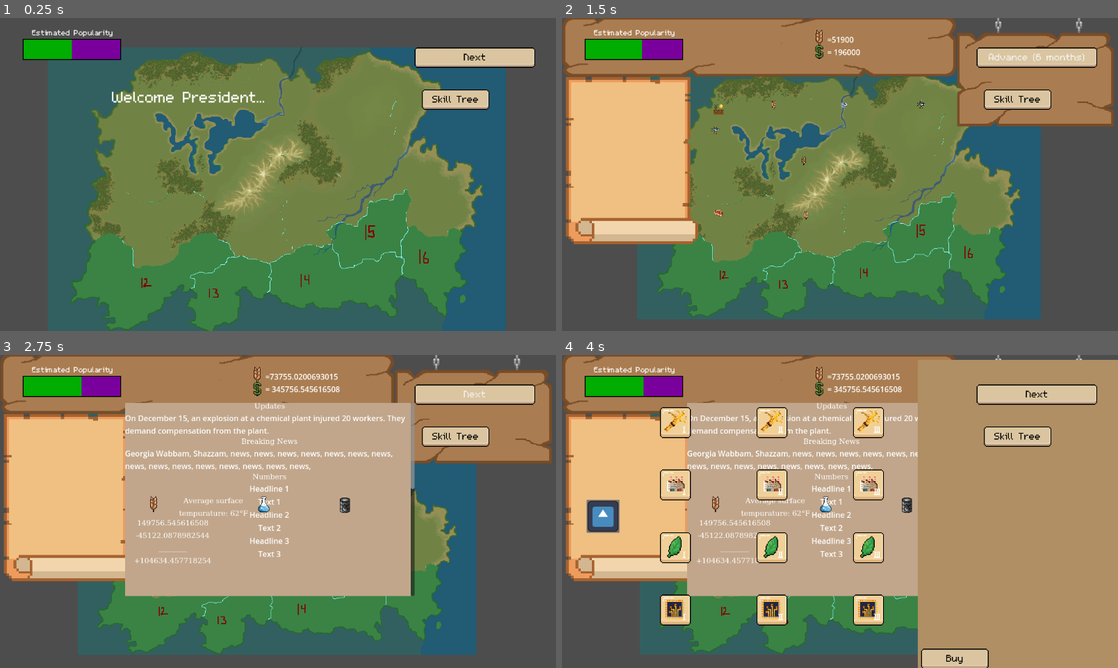
Above: before the commit, frames 1-4 (two rows, left to right).
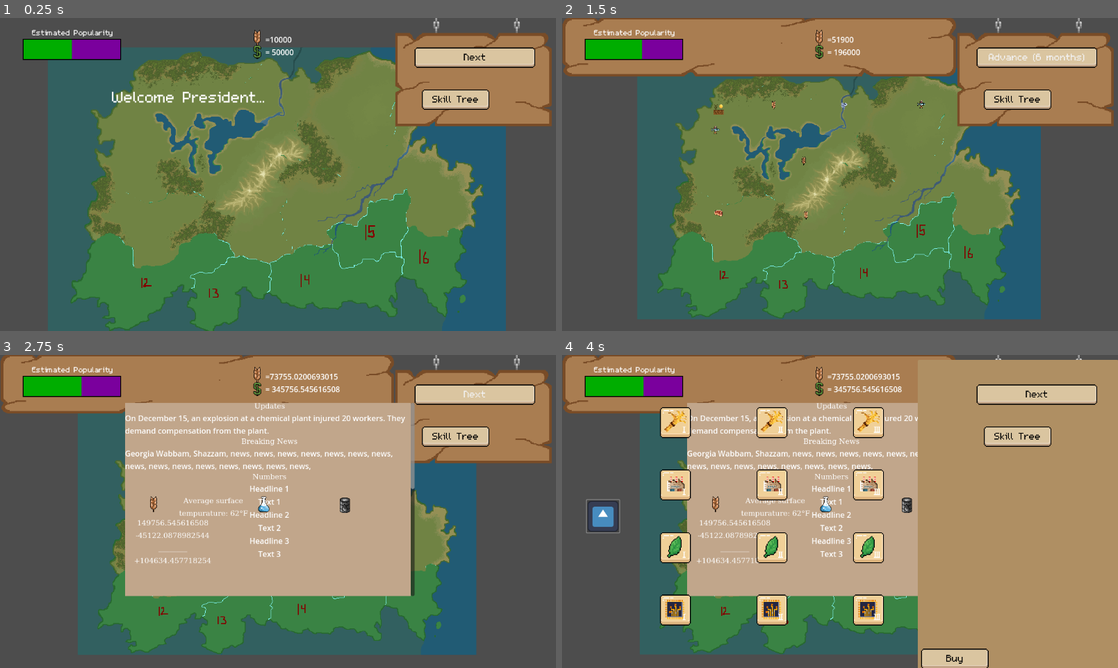
Above: after the commit, the same moments.

Repository: mccoogp/WeatherInc
Game: Godot game, scene res://world.tscn
Same seed, same stepped clock (60 frames per second), same inputs: the game is played once before the commit and once after it. The engine's default icon, where the game draws it, is replaced by a stand-in: a white triangle on a blue panel in a dark square.
Inputs (mouse positions are in pixels of both pictures, inside the frame that each line leads up to):
- Up to frame 1 (0.25 s): no input
- Up to frame 2 (1.5 s): click "Next" at 0.5 s; click "Next" at 1.25 s
- Up to frame 3 (2.75 s): click "Advance (6 months)" at 2 s
- Up to frame 4 (4 s): click "Skill Tree" at 2.75 s; click (600, 517) at 3.5 s

The runs differ from the first frame. In frame 1, 6.3% of the frame differs, in the area x 45-100%, y 0-35%; in frame 2, 12%, in the area x 0-94%, y 0-73%; in frame 3, 12%; in frame 4, 9.8%.

Commit message:
Added a bit more art

Diff:
--- a/world.gd
+++ b/world.gd
@@ -21,7 +21,7 @@
 # Called when the node enters the scene tree for the first time.
 func _ready() -> void:
 	$TopBar/Variables.text = "    =" + str(food) + "\n     = " + str(money)
-	$TopBar.visible = false
+
 
 var adjacents = {0: [1,4,6], 1: [0,4,2], 2: [1,3,4,5], 3: [2,5,10], 4: [0,1,2,5,6,7,8], 5: [2,3,4,8,9,10], 6: [0,4,7,11], 7: [4,6,8,11,12,13], 8: [4,5,7,9,13,14], 9: [5,8,10,14], 10: [3,5,9,14,15], 11:[6,7,12], 12: [11,7,13], 13: [12,7,8,14,15], 14: [8,9,10,13,15], 15: [10,13,14]}
 
@@ -543,8 +543,7 @@
 			$"Popularity bar/ColorRect".size.x = estimate
 			$"Popularity bar/ColorRect2".size.x = 100 - estimate
 			$"Popularity bar/ColorRect2".position.x = 49 + 2*estimate
-
-			$TopBar.visible = true
+			$TopBar/TopMenu.visible = true
 			#$Label4.visible = true
 			$"Popularity bar".visible = true
 			$Start.visible = false
--- a/world.tscn
+++ b/world.tscn
@@ -26,6 +26,7 @@
 [ext_resource type="FontFile" uid="uid://bdw8tj5ekkyoi" path="res://m5x7.ttf" id="16_6dtuk"]
 [ext_resource type="Texture2D" uid="uid://cv5e5dl0udsxh" path="res://4caster Art/industries/grain.png" id="16_lw505"]
 [ext_resource type="Texture2D" uid="uid://b1ecqpyxsxhg2" path="res://4caster Art/menu/menu_left.png" id="16_r0fdw"]
+[ext_resource type="Texture2D" uid="uid://cuamw7cxdnd2h" path="res://4caster Art/menu/menu_top.png" id="17_oo65l"]
 [ext_resource type="Texture2D" uid="uid://b3hq3frebpew7" path="res://4caster Art/menu/menu_right.png" id="17_uh2i4"]
 [ext_resource type="PackedScene" uid="uid://b6n21rixj3vjv" path="res://pause.tscn" id="25_irgum"]
 [ext_resource type="Texture2D" uid="uid://dsc86vr60qvhl" path="res://4caster Art/menu/menu.png" id="26_3urtx"]
@@ -187,21 +188,24 @@
 [node name="TopBar" type="CanvasLayer" parent="."]
 
 [node name="MenuGuide" type="Sprite2D" parent="TopBar"]
+visible = false
 position = Vector2(573, 355)
 scale = Vector2(1.34, 1.34)
 texture = ExtResource("26_3urtx")
 
 [node name="LeftMenu" type="Sprite2D" parent="TopBar"]
+visible = false
 texture_filter = 1
 position = Vector2(145, 295)
 scale = Vector2(1.34, 1.34)
 texture = ExtResource("16_r0fdw")
 
 [node name="TopMenu" type="Sprite2D" parent="TopBar"]
-texture_filter = 1
-position = Vector2(145, 295)
+visible = false
+texture_filter = 1
+position = Vector2(573, 355)
 scale = Vector2(1.34, 1.34)
-texture = ExtResource("16_r0fdw")
+texture = ExtResource("17_oo65l")
 
 [node name="RightMenu" type="Sprite2D" parent="TopBar"]
 texture_filter = 1
Binary file added: 4caster Art/menu/menu_top.png
Not shown, added: 4caster Art/menu/menu_top.png.import
Not shown: 1 places in world.tscn that only renumber resources
